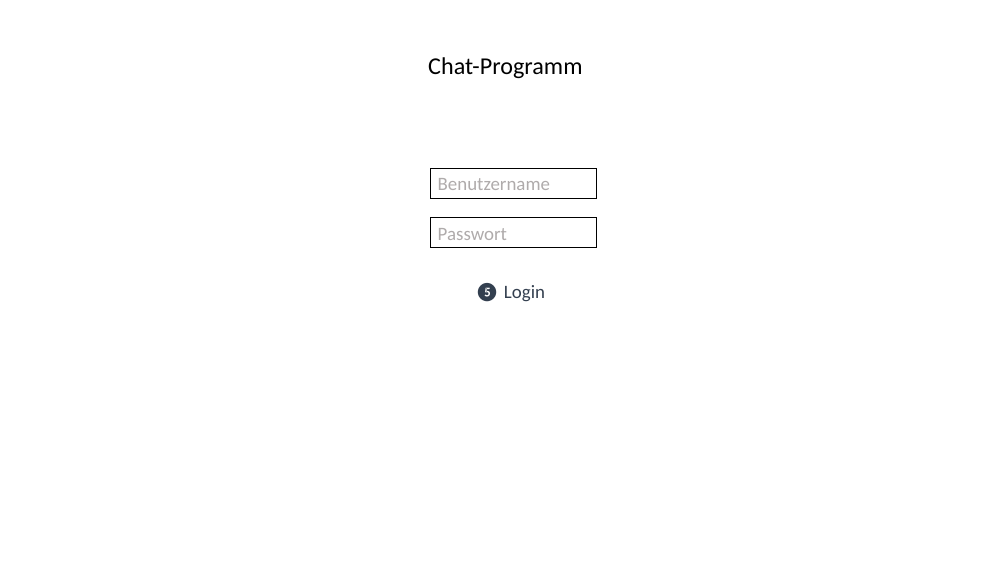
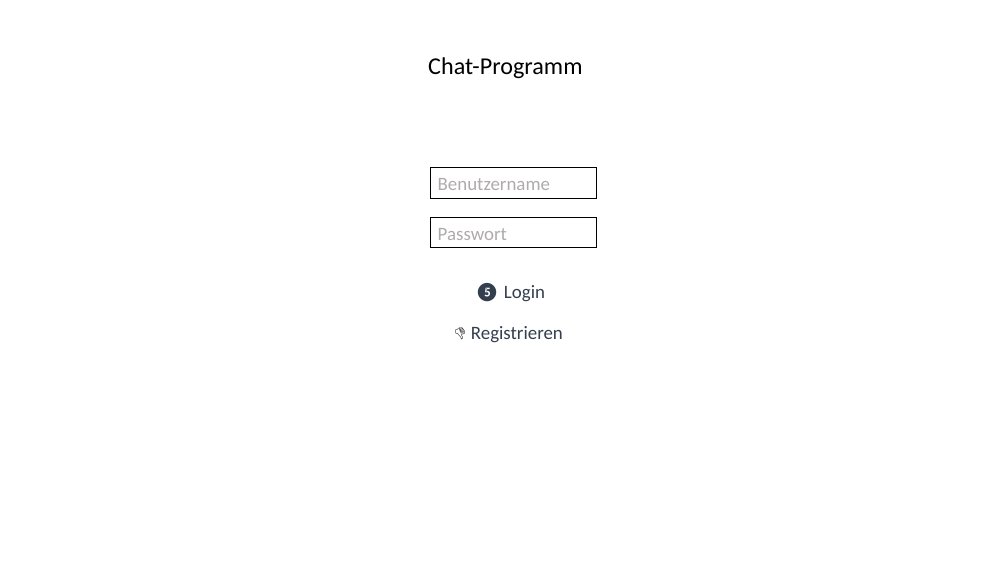
Before and after one commit to stefengl/Angular-Chat-Client, a slide deck: slide 1 of Dokumente/Chat-Programm Design.pptx. Drawn at 1008x567 pixels with LibreOffice and Linux fonts; fonts in the diff are those of the drawing. Boxes give left, top, right and bottom in pixels: in the first picture for what was removed or moved away, otherwise in the second. Text is boxed around its words. In the diff, an @@ line names an element or a change of style, - is before the commit and + after.

```diff
--- a/Dokumente/Chat-Programm Design.pptx
+++ b/Dokumente/Chat-Programm Design.pptx
@@ text added at (471,326,563,343), 18 pt, text #333F50 @@
+👎 Registrieren
```
Also in this commit, not shown: 2 slides added.
